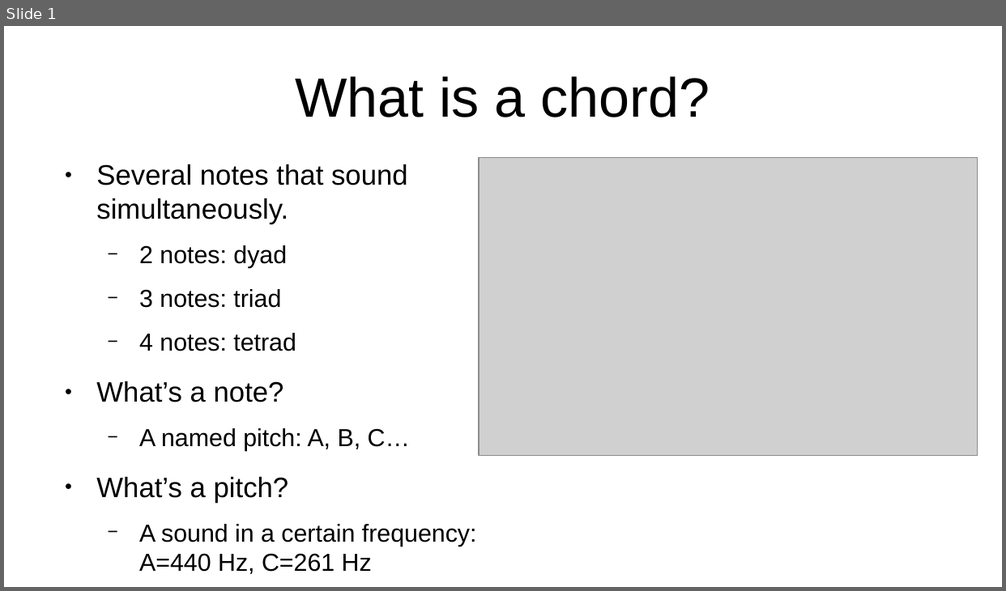
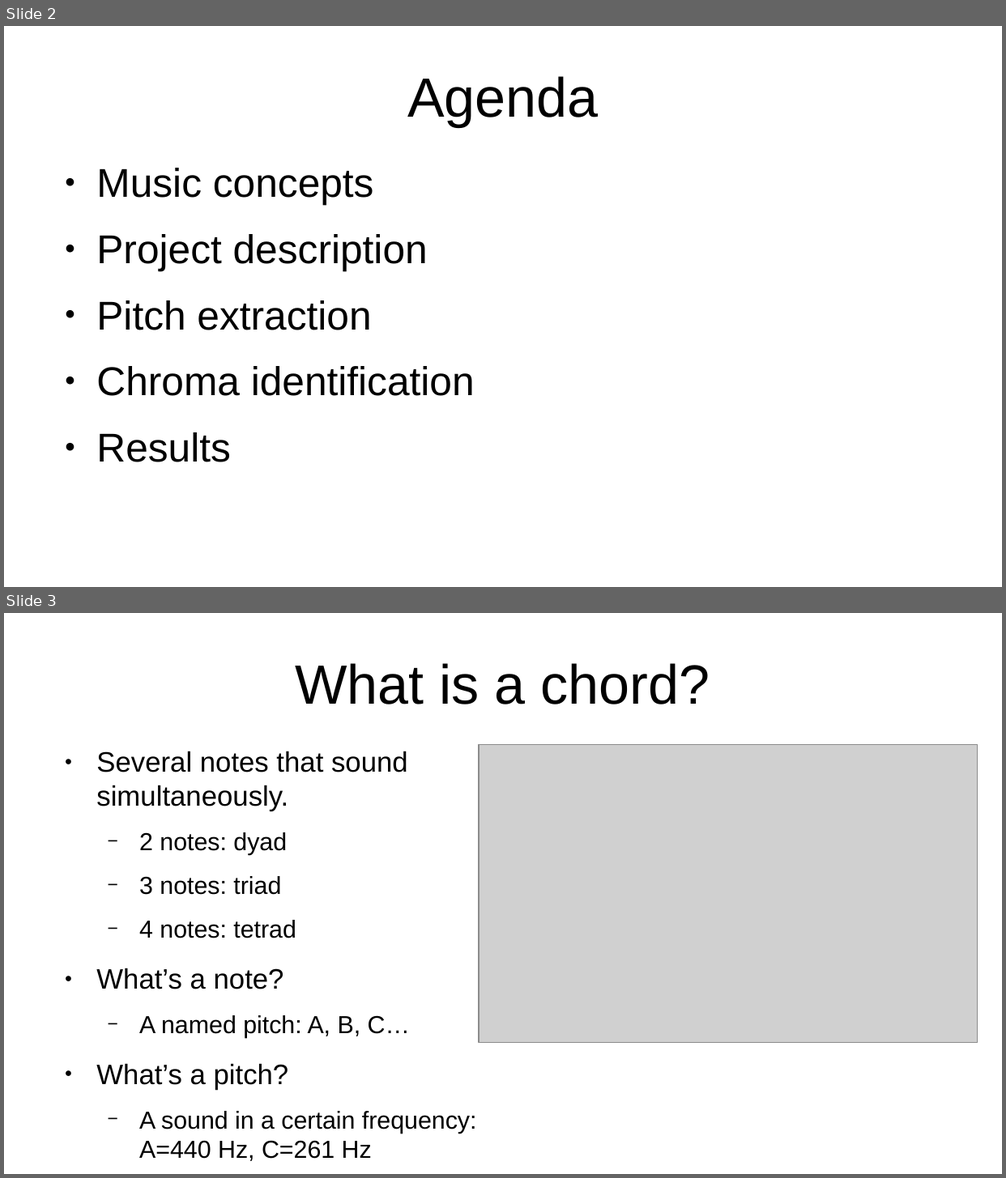
Before and after one commit to ericho/proyecto_pds, a slide deck: reporte/presentacion.odp. Shown one above the other, each under a label of ours: slide 1 before the commit, slides 2 and 3 after it. The pictures are 1006x591 and 1006x1178 pixels, drawn with LibreOffice and Linux fonts; fonts in the diff are those of the drawing; grey boxes stand for pictures. Boxes give left, top, right and bottom in pixels: in the first picture for what was removed or moved away, otherwise in the second. Text is boxed around its words. In the diff, an @@ line names an element or a change of style, - is before the commit and + after.

```diff
--- a/reporte/presentacion.odp
+++ b/reporte/presentacion.odp
@@ slide 2 added at [4, 26, 1002, 587], background #FFFFFF @@
@@ title added at [407, 76, 598, 127], 44 pt, text #000000 @@
+Agenda
@@ text added at [96, 168, 475, 463], 32 pt, text #000000 @@
+● Music concepts
+● Project description
+● Pitch extraction
+● Chroma identification
+● Results
@@ what was slide 1 is now slide 3 @@
```
Also in this commit, not shown: 1 other slide added, 1 other file.
